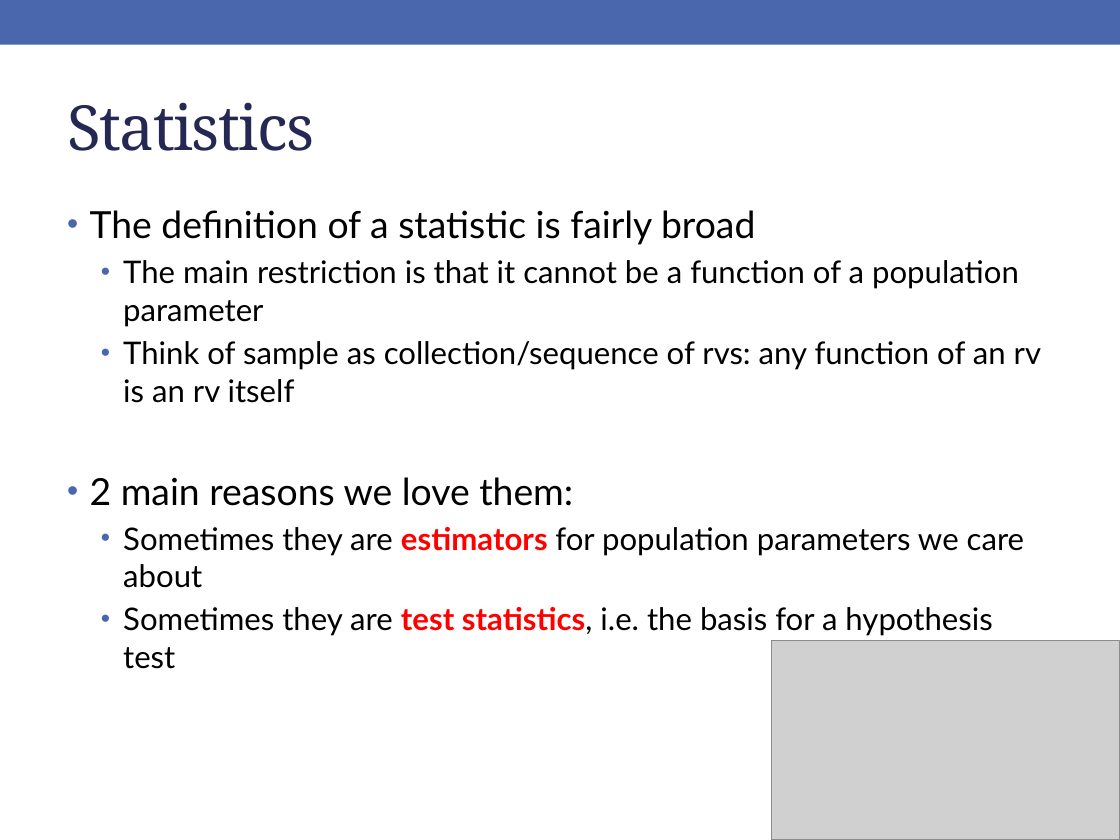
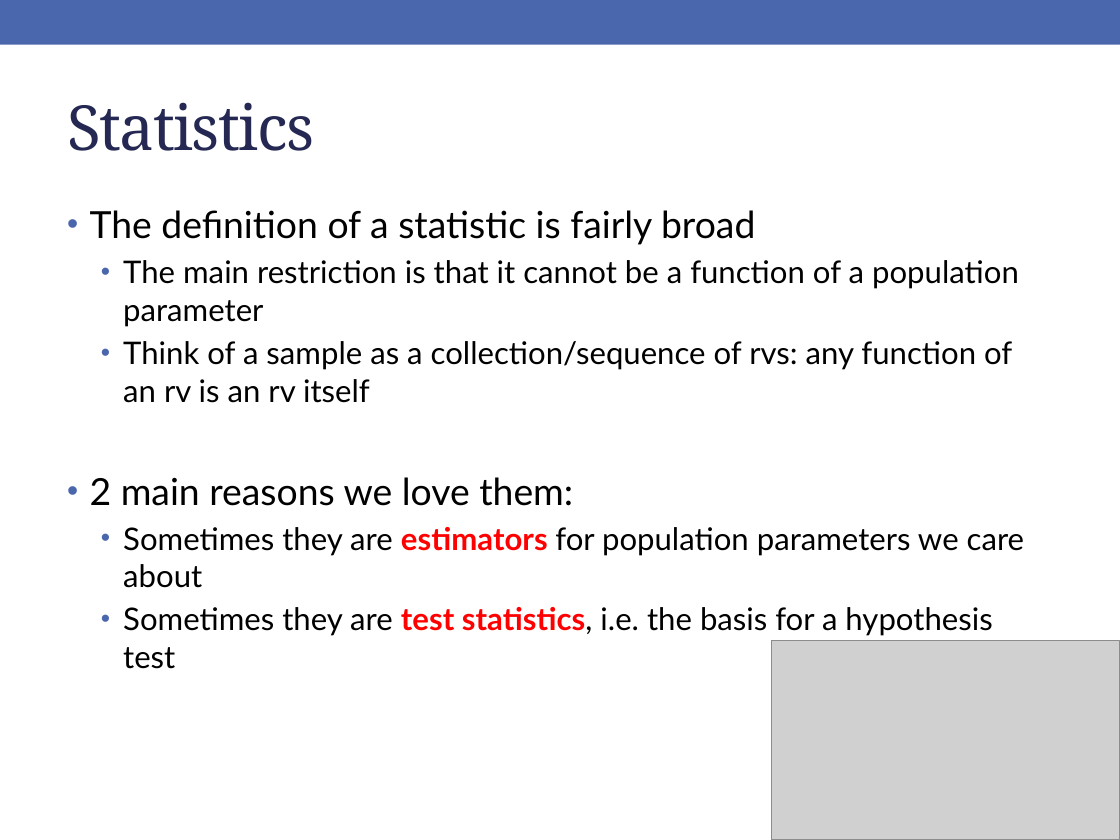
Before and after one commit to rebeccal/ohsu-math630, a slide deck: slide 16 of slides/cm042.pptx. Drawn at 1120x840 pixels with LibreOffice and Linux fonts; fonts in the diff are those of the drawing; grey boxes stand for pictures. Boxes give left, top, right and bottom in pixels: in the first picture for what was removed or moved away, otherwise in the second. Text is boxed around its words. In the diff, an @@ line names an element or a change of style, - is before the commit and + after.

```diff
--- a/slides/cm042.pptx
+++ b/slides/cm042.pptx
@@ text at <box>123,341,1012,403</box>: text changed @@
-  • Think of sample as collection/sequence of rvs: any function of an rv is an rv itself
+  • Think of a sample as a collection/sequence of rvs: any function of an rv is an rv itself
```
Also in this commit, not shown: 15 other slides changed, 4 other files.
